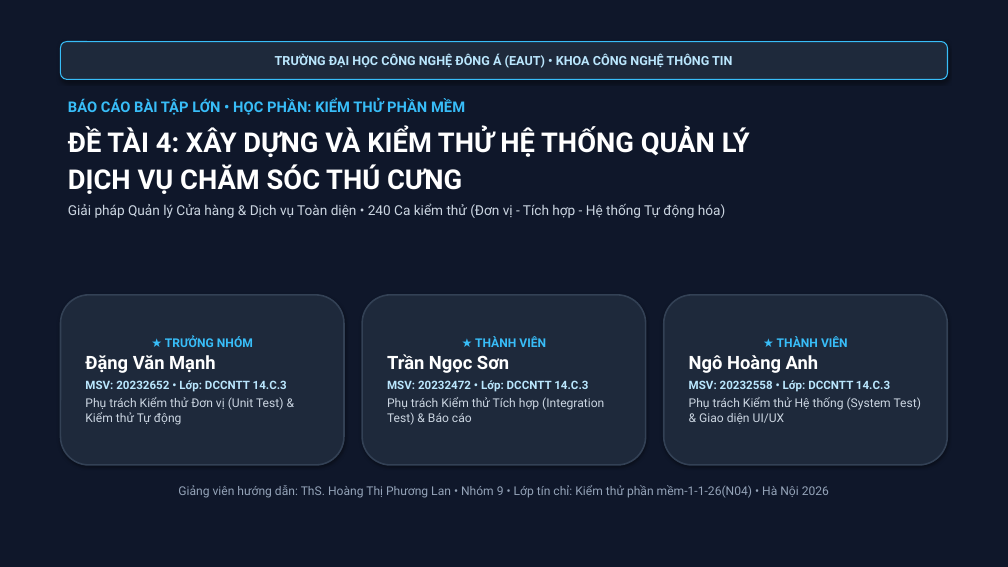
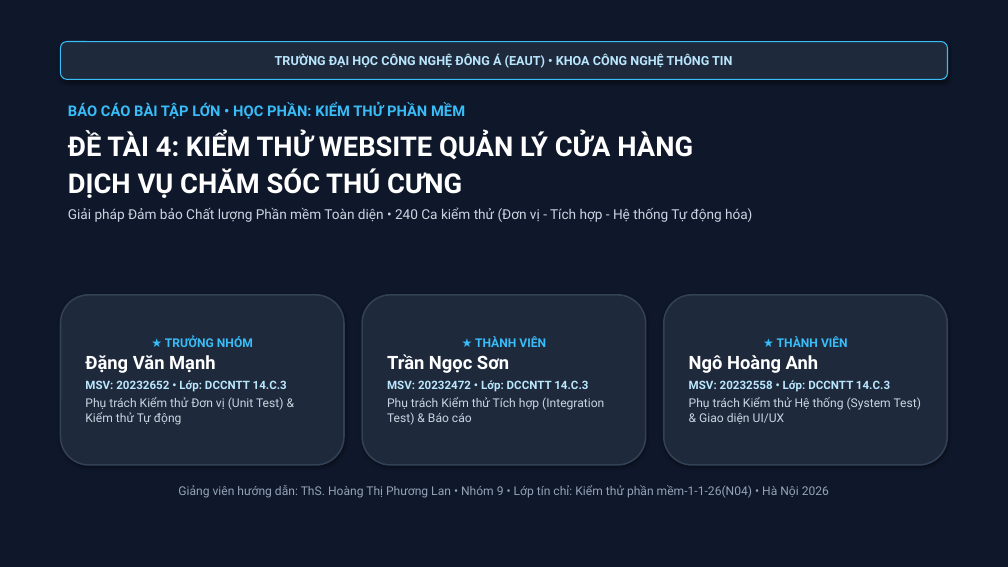
Before and after one commit to xuanmanh398/KiemThuPhanMem, a slide deck: slide 1 of BaoCao/Slide_BaoCao_DeTai4_Nhom9.pptx. Drawn at 1008x567 pixels with LibreOffice and Linux fonts; fonts in the diff are those of the drawing. Boxes give left, top, right and bottom in pixels: in the first picture for what was removed or moved away, otherwise in the second. Text is boxed around its words. In the diff, an @@ line names an element or a change of style, - is before the commit and + after.

Commit message:
fix(slides): update official topic title to 'Kiểm thử website quản lý cửa hàng dịch vụ thú cưng'

```diff
--- a/BaoCao/Slide_BaoCao_DeTai4_Nhom9.pptx
+++ b/BaoCao/Slide_BaoCao_DeTai4_Nhom9.pptx
@@ text at [68, 130, 752, 222]: text changed @@
-ĐỀ TÀI 4: XÂY DỰNG VÀ KIỂM THỬ HỆ THỐNG QUẢN LÝ
-DỊCH VỤ CHĂM SÓC THÚ CƯNG
-Giải pháp Quản lý Cửa hàng & Dịch vụ Toàn diện • 240 Ca kiểm thử (Đơn vị - Tích hợp - Hệ thống Tự động hóa)
+ĐỀ TÀI 4: KIỂM THỬ WEBSITE QUẢN LÝ CỬA HÀNG
+DỊCH VỤ CHĂM SÓC THÚ CƯNG
+Giải pháp Đảm bảo Chất lượng Phần mềm Toàn diện • 240 Ca kiểm thử (Đơn vị - Tích hợp - Hệ thống Tự động hóa)
```
Also in this commit, not shown: 4 other slides changed.
